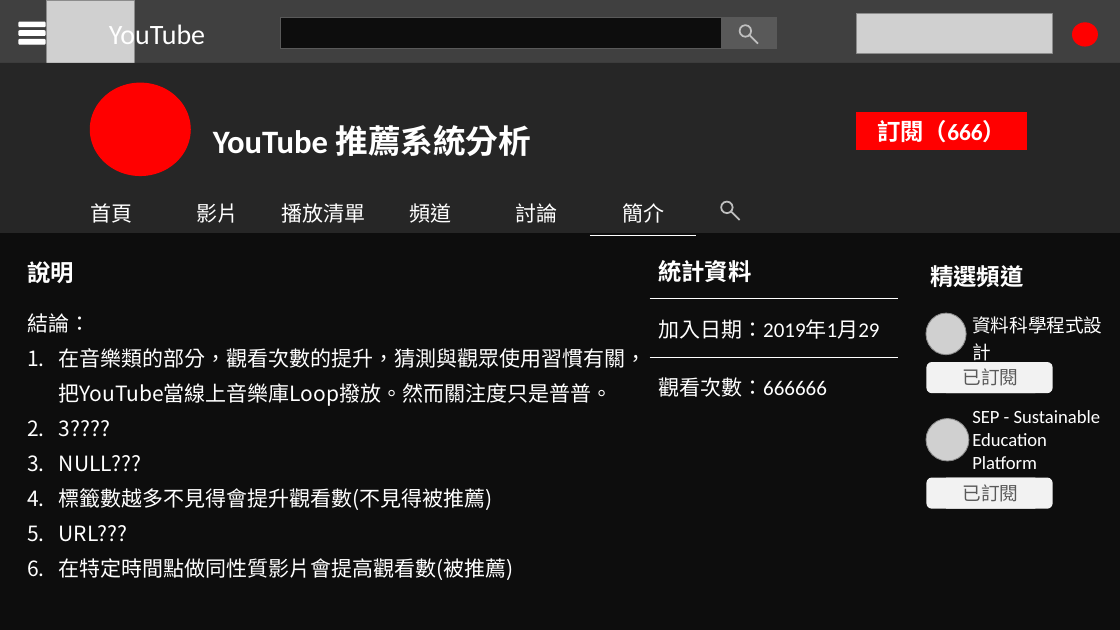
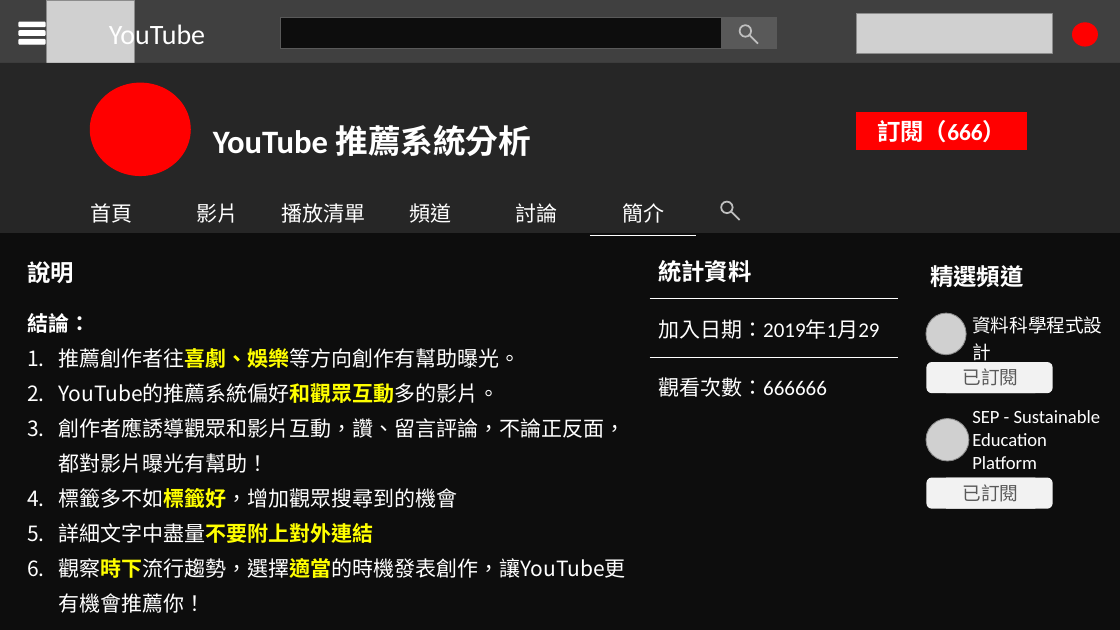
Before and after one commit to jasonSU85323/UTaipei_DataScience, a slide deck: slide 9 of Youtube analysis/ppt/black.pptx. Drawn at 1120x630 pixels with LibreOffice and Linux fonts; fonts in the diff are those of the drawing; grey boxes stand for pictures. Boxes give left, top, right and bottom in pixels: in the first picture for what was removed or moved away, otherwise in the second. Text is boxed around its words. In the diff, an @@ line names an element or a change of style, - is before the commit and + after.

```diff
--- a/Youtube analysis/ppt/black.pptx
+++ b/Youtube analysis/ppt/black.pptx
@@ text at (x1=27, y1=313, x2=90, y2=333): bold on in "結論：" @@
@@ text at (x1=59, y1=348, x2=626, y2=578): text changed @@
-1. 在音樂類的部分，觀看次數的提升，猜測與觀眾使用習慣有關，把YouTube當線上音樂庫Loop撥放。然而關注度只是普普。
-2. 3????
-3. NULL???
-4. 標籤數越多不見得會提升觀看數(不見得被推薦)
-5. URL???
-6. 在特定時間點做同性質影片會提高觀看數(被推薦)
+1. 推薦創作者往喜劇、娛樂等方向創作有幫助曝光。
+2. YouTube的推薦系統偏好和觀眾互動多的影片。
+3. 創作者應誘導觀眾和影片互動，讚、留言評論，不論正反面，都對影片曝光有幫助！
+4. 標籤多不如標籤好，增加觀眾搜尋到的機會
+5. 詳細文字中盡量不要附上對外連結
+6. 觀察時下流行趨勢，選擇適當的時機發表創作，讓YouTube更有機會推薦你！
```
Also in this commit, not shown: 6 other slides changed, 1 slide added, 1 slide removed, 10 other files.
